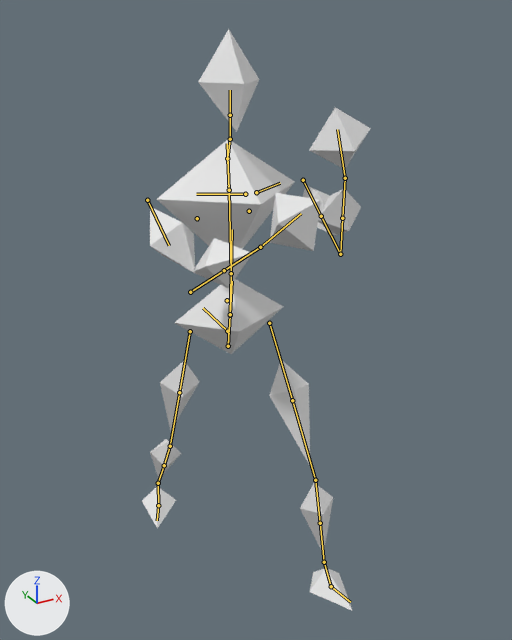
Renders of the FBX model Assets/Models/Character/dummy block out.fbx from each side of a commit.
Rendered twice from a camera (50 mm lens) standing at (-0.837, -1.662, 1.699) and looking at (0.071, -0.011, 0.874). The lights are fixed; the arrows at lower left show +X, +Y and +Z. The older version comes first. Both versions are drawn at frame 15 of the action 'rig|Idle'; the numbers are the values there. The bones that change, and the others that lie on the model, are drawn over the model as lines.

The first picture shows 'Block out'.
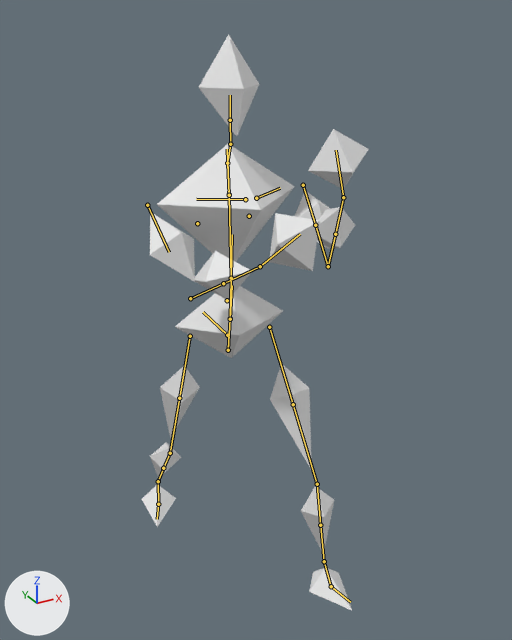
The change, as a diff of the scene's bpy script:
```diff
--- a/Assets/Models/Character/dummy block out.fbx.py
+++ b/Assets/Models/Character/dummy block out.fbx.py
@@ bone_def_spine @@
 bone_def_spine = bpy.data.objects['rig'].pose.bones['DEF-spine']  # child of 'root'
-bone_def_spine.location = (0.009, -0.092, 0.028)
+bone_def_spine.location = (0.009, -0.103, 0.031)
@@ bone_torso @@
 bone_torso = bpy.data.objects['rig'].pose.bones['torso']  # child of 'MCH-torso.parent'
-bone_torso.location = (0.0, 0.0, -0.095)
+bone_torso.location = (0.0, 0.0, -0.109)
@@ bone_def_thigh_l @@
 bone_def_thigh_l = bpy.data.objects['rig'].pose.bones['DEF-thigh.L']  # child of 'ORG-spine'
-bone_def_thigh_l.rotation_quaternion = (0.968, -0.241, 0.0, -0.076)  # degrees (-28, -2, -9)
+bone_def_thigh_l.rotation_quaternion = (0.963, -0.258, 0.0, -0.077)  # degrees (-30, -2, -9)
@@ bone_def_shin_l @@
 bone_def_shin_l = bpy.data.objects['rig'].pose.bones['DEF-shin.L']  # child of 'DEF-thigh.L.001'
-bone_def_shin_l.rotation_quaternion = (0.967, 0.256, 0.007, -0.003)  # degrees (30, 1, 0)
+bone_def_shin_l.rotation_quaternion = (0.956, 0.295, 0.008, -0.004)  # degrees (34, 1, 0)
@@ bone_def_thigh_r @@
 bone_def_thigh_r = bpy.data.objects['rig'].pose.bones['DEF-thigh.R']  # child of 'ORG-spine'
-bone_def_thigh_r.rotation_quaternion = (0.984, 0.165, 0.0, 0.066)  # degrees (19, -1, 7)
+bone_def_thigh_r.rotation_quaternion = (0.986, 0.149, 0.0, 0.069)  # degrees (17, -1, 8)
@@ bone_def_shin_r @@
 bone_def_shin_r = bpy.data.objects['rig'].pose.bones['DEF-shin.R']  # child of 'DEF-thigh.R.001'
-bone_def_shin_r.rotation_quaternion = (0.994, 0.106, 0.026, -0.007)  # degrees (12, 3, 0)
+bone_def_shin_r.rotation_quaternion = (0.986, 0.162, 0.025, -0.008)  # degrees (19, 3, 0)
@@ bone_def_foot_r @@
 bone_def_foot_r = bpy.data.objects['rig'].pose.bones['DEF-foot.R']  # child of 'DEF-shin.R.001'
-bone_def_foot_r.rotation_quaternion = (0.961, -0.258, 0.048, -0.086)  # degrees (-30, 3, -11)
+bone_def_foot_r.rotation_quaternion = (0.951, -0.291, 0.047, -0.09)  # degrees (-34, 2, -11)
@@ bone_def_upper_arm_l @@
 bone_def_upper_arm_l = bpy.data.objects['rig'].pose.bones['DEF-upper_arm.L']  # child of 'ORG-shoulder.L'
-bone_def_upper_arm_l.rotation_quaternion = (0.759, 0.561, 0.0, -0.329)  # degrees (67, 22, -33)
+bone_def_upper_arm_l.rotation_quaternion = (0.766, 0.496, 0.002, -0.409)  # degrees (56, 24, -43)
@@ bone_def_upper_arm_l_001 @@
 bone_def_upper_arm_l_001 = bpy.data.objects['rig'].pose.bones['DEF-upper_arm.L.001']  # child of 'DEF-upper_arm.L'
-bone_def_upper_arm_l_001.rotation_quaternion = (1.0, 0.0, -0.03, 0.0)  # degrees (0, -3, 0)
+bone_def_upper_arm_l_001.rotation_quaternion = (1.0, 0.0, -0.016, 0.0)  # degrees (0, -2, 0)
@@ bone_def_forearm_l @@
 bone_def_forearm_l = bpy.data.objects['rig'].pose.bones['DEF-forearm.L']  # child of 'DEF-upper_arm.L.001'
-bone_def_forearm_l.rotation_quaternion = (0.751, 0.658, -0.021, 0.045)  # degrees (82, -5, 2)
+bone_def_forearm_l.rotation_quaternion = (0.743, 0.669, -0.011, 0.025)  # degrees (84, -3, 1)
@@ bone_def_hand_l @@
 bone_def_hand_l = bpy.data.objects['rig'].pose.bones['DEF-hand.L']  # child of 'DEF-forearm.L.001'
-bone_def_hand_l.rotation_quaternion = (0.977, 0.206, 0.007, -0.048)  # degrees (24, 2, -5)
+bone_def_hand_l.rotation_quaternion = (0.963, 0.251, 0.03, -0.092)  # degrees (29, 6, -9)
@@ bone_def_upper_arm_r @@
 bone_def_upper_arm_r = bpy.data.objects['rig'].pose.bones['DEF-upper_arm.R']  # child of 'ORG-shoulder.R'
-bone_def_upper_arm_r.rotation_quaternion = (0.776, 0.434, 0.0, 0.458)  # degrees (47, -23, 51)
+bone_def_upper_arm_r.rotation_quaternion = (0.782, 0.382, 0.0, 0.492)  # degrees (40, -22, 56)
@@ bone_def_forearm_r @@
 bone_def_forearm_r = bpy.data.objects['rig'].pose.bones['DEF-forearm.R']  # child of 'DEF-upper_arm.R.001'
-bone_def_forearm_r.rotation_quaternion = (0.84, 0.538, -0.037, 0.056)  # degrees (65, -7, 3)
+bone_def_forearm_r.rotation_quaternion = (0.85, 0.522, -0.041, 0.059)  # degrees (63, -8, 3)
@@ bone_def_hand_r @@
 bone_def_hand_r = bpy.data.objects['rig'].pose.bones['DEF-hand.R']  # child of 'DEF-forearm.R.001'
-bone_def_hand_r.rotation_quaternion = (0.984, 0.171, 0.001, 0.054)  # degrees (20, -1, 6)
+bone_def_hand_r.rotation_quaternion = (0.971, 0.223, -0.019, 0.08)  # degrees (26, -4, 8)
```

Where the change shows, as pixel boxes (x1, y1, x2, y2) in the pictures (512 x 640 px):
'Block out', posed: before (142, 29, 371, 611); after (142, 35, 369, 610)
bone 'DEF-spine', root to tip: before (228, 346) to (230, 315); after (228, 350) to (230, 318)
bone 'torso', root to tip: before (227, 331) to (203, 308); after (227, 335) to (203, 312)
bone 'DEF-thigh.L', root to tip: before (269, 323) to (292, 400); after (269, 327) to (293, 404)
bone 'DEF-shin.L', root to tip: before (315, 480) to (320, 523); after (317, 484) to (320, 525)
bone 'DEF-thigh.R', root to tip: before (190, 331) to (179, 392); after (190, 336) to (179, 398)
bone 'DEF-shin.R', root to tip: before (170, 446) to (164, 465); after (170, 453) to (163, 468)
bone 'DEF-foot.R', root to tip: before (158, 483) to (158, 505); after (158, 481) to (158, 504)
bone 'DEF-upper_arm.L', root to tip: before (303, 180) to (321, 216); after (303, 185) to (315, 225)
bone 'DEF-upper_arm.L.001', root to tip: before (321, 216) to (340, 254); after (315, 225) to (328, 266)
bone 'DEF-forearm.L', root to tip: before (340, 254) to (342, 218); after (328, 266) to (335, 234)
bone 'DEF-hand.L', root to tip: before (345, 178) to (337, 129); after (343, 197) to (336, 150)
bone 'DEF-upper_arm.R', root to tip: before (147, 200) to (169, 245); after (147, 205) to (169, 252)
bone 'DEF-forearm.R', root to tip: before (190, 292) to (224, 270); after (190, 298) to (223, 283)
bone 'DEF-hand.R', root to tip: before (260, 247) to (301, 213); after (260, 266) to (300, 234)
